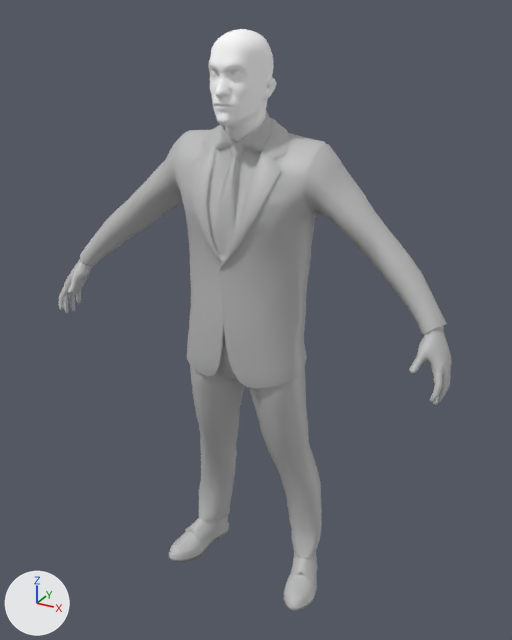
What one commit did to the FBX model ICA/Assets/ThirdParty/Assets/Characters/Human/SuitedMan/Models/BlueSuitFree01.fbx.
Rendered twice from a 50 mm lens placed at (0.98, -1.721, 1.819), pointed at (0.013, 0.036, 0.94). The axes (+X, +Y, +Z) are drawn at lower left. The lights are the same throughout. Where no turn or scale is listed for an object, it has been applied to the vertices.

Objects in the first picture: 'HeadF', 'SuitGEO01'.
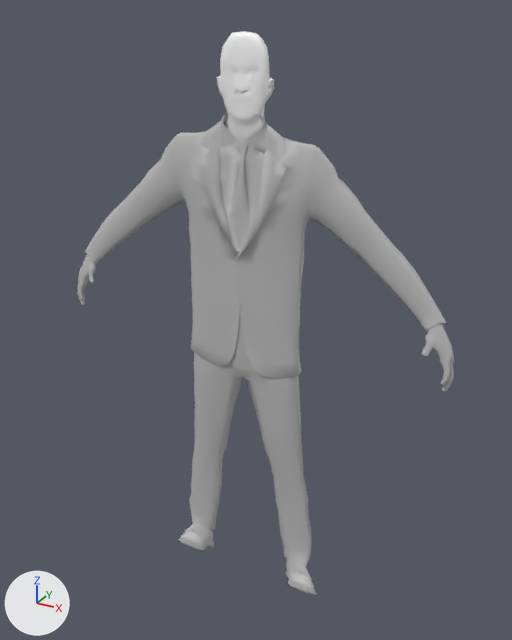
Where the change shows, as pixel boxes [x1, y1, x2, y2] in the pictures (512 x 640 px):
'SuitGEO01', mesh rescaled
    before: [58, 111, 451, 611]
    after: [77, 113, 454, 596]
'HeadF', reshaped (15% narrower)
    before: [209, 29, 276, 143]
    after: [217, 31, 274, 141]

The change, as a list of edits to the scene's bpy script:
```text
Change me_mesh_001:
    used by ob_headf; location = (0.0, 0.0, 0.0)
    remove me_mesh_001.from_pydata(...)  # 1211 vertices, 1228 faces; spans x -0.091..0.09, y -0.141..0.079, z 1.438..1.771
    add me_mesh_001.from_pydata(...)  # 393 vertices, 619 faces; spans x -0.088..0.088, y -0.023..0.01, z 1.438..1.765
    me_mesh_001 part 1: 927 vertices removed from x -0.091..0.09, y -0.141..0.079, z 1.438..1.771; 393 vertices added at x -0.088..0.088, y -0.023..0.01, z 1.438..1.765
Change me_mesh:
    where me_mesh.from_pydata(...)  # 2545 vertices, 2528 faces; spans x -0.64..0.64, y -0.16..0.16, z 0.0..1.57
    used by ob_suitgeo01; location = (0.0, 0.0, 0.0)
    me_mesh part 2: the whole mesh is scaled about its middle by (1, 0.218, 1), then moved by (0.0, -0.01, 0.0)
```
